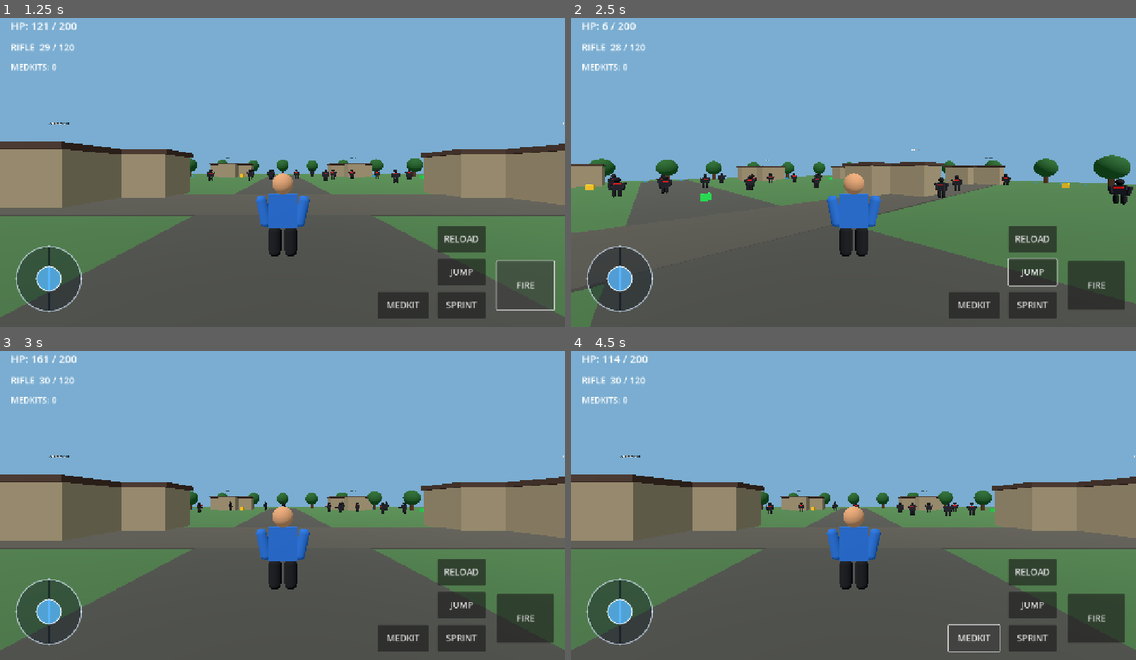
Above: before the commit, frames 1-4 (two rows, left to right).
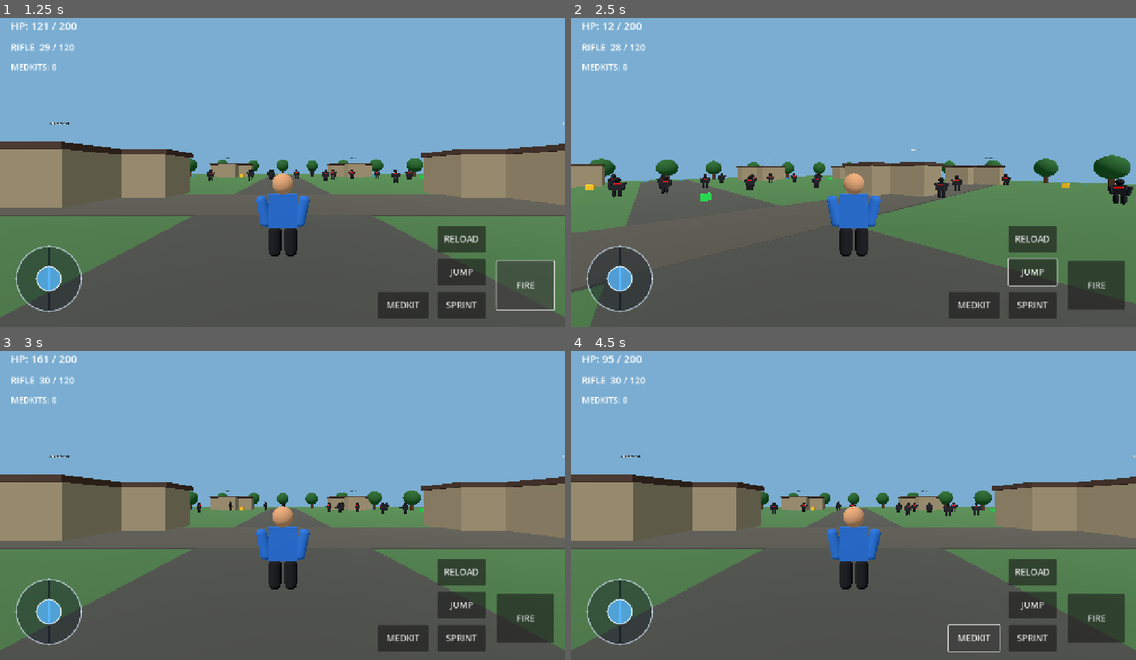
Above: after the commit, the same moments.

Repository: suhansarkerzzz-afk/Free-Fire-2017-Classic-Remastered
Game: Godot game, scene res://scenes/main.tscn
Two runs of this game, one before a commit and one after it. Both use one fixed random seed, a clock stepped at 60 frames per second and the inputs below.
Inputs (mouse positions are in pixels of both pictures, inside the frame that each line leads up to):
- Up to frame 1 (1.25 s): click "FIRE" at 0.5 s
- Up to frame 2 (2.5 s): click "JUMP" at 1.25 s; move the mouse to (977, 150) at 2.02 s; hold D (move_right) from 2.03 s (still down); tap F (fire) at 2.1 s; click (977, 150) at 2.17 s; tap Space (jump) at 2.27 s
- Up to frame 3 (3 s): release D (move_right) at 2.75 s; click "PLAY AGAIN" at 2.75 s
- Up to frame 4 (4.5 s): click "SPRINT" at 3.5 s; click "MEDKIT" at 4.25 s

Frame 1 is identical in both runs. In frame 2, less than 0.1% of the frame differs, in the area x 5-13%, y 1-4%; in frame 3, less than 0.1%; in frame 4, 0.4%, in the area x 5-73%, y 1-54%.

Commit message:
Optimize bot neighbour scans for low-memory Android

Diff:
--- a/GodotPort/scripts/bot.gd
+++ b/GodotPort/scripts/bot.gd
@@ -13,11 +13,17 @@
 const GRAVITY := 18.0
 const SEPARATION_RADIUS := 2.8
 const SEPARATION_STRENGTH := 2.2
+const SEPARATION_REFRESH_INTERVAL := 0.18
 const MAX_SIMULTANEOUS_ATTACKERS := 3
+
+var separation_refresh_timer := 0.0
+var cached_separation := Vector3.ZERO
 
 func _ready() -> void:
     add_to_group("bots")
     strafe_phase = randf_range(0.0, TAU)
+    # Stagger neighbour scans so all 49 bots do not run the O(n) scan together.
+    separation_refresh_timer = randf_range(0.0, SEPARATION_REFRESH_INTERVAL)
 
 func _physics_process(delta: float) -> void:
     if dead or not is_instance_valid(target):
@@ -37,8 +43,13 @@
         velocity.x = move_toward(velocity.x, 0.0, 14.0 * delta)
         velocity.z = move_toward(velocity.z, 0.0, 14.0 * delta)
 
-    # Push bots away from nearby teammates so they do not form one solid pile.
-    var separation := _get_separation()
+    # Refresh neighbour separation a few times per second instead of scanning all
+    # bots on every physics frame. The staggered timer spreads this work across frames.
+    separation_refresh_timer -= delta
+    if separation_refresh_timer <= 0.0:
+        cached_separation = _get_separation()
+        separation_refresh_timer = SEPARATION_REFRESH_INTERVAL + randf_range(0.0, 0.04)
+    var separation := cached_separation
     if direction != Vector3.ZERO:
         var side := Vector3(-direction.z, 0.0, direction.x) * sin(Time.get_ticks_msec() * 0.0015 + strafe_phase) * 0.10
         var movement := (direction + side + separation * SEPARATION_STRENGTH).normalized()
